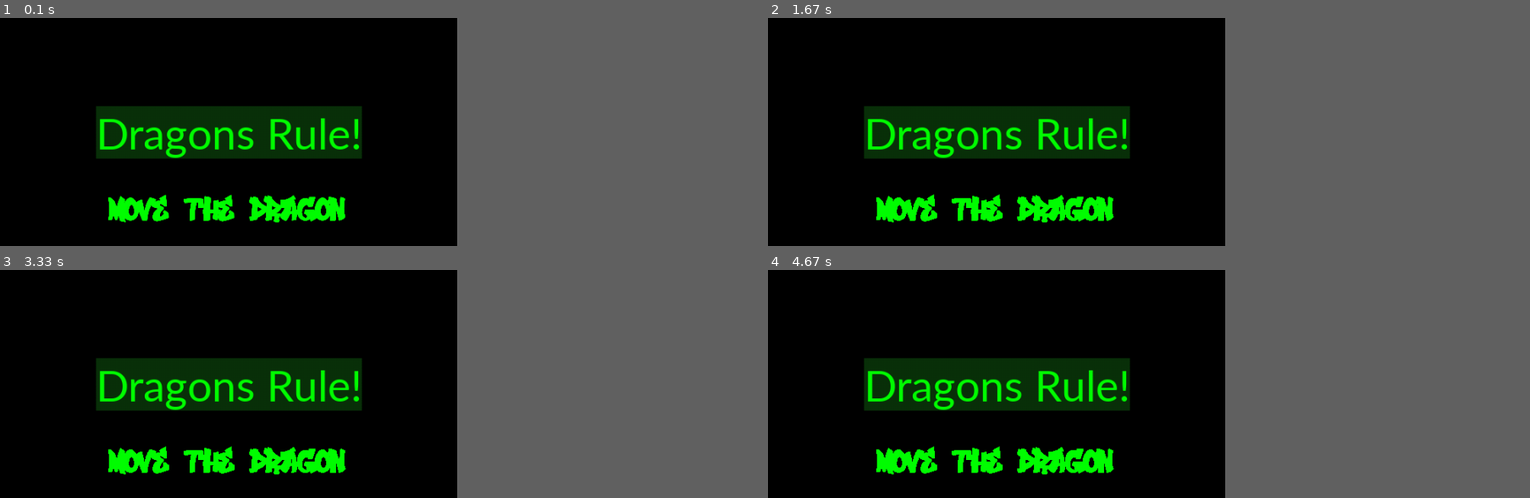
Above: before the commit, frames 1-4 (two rows, left to right).
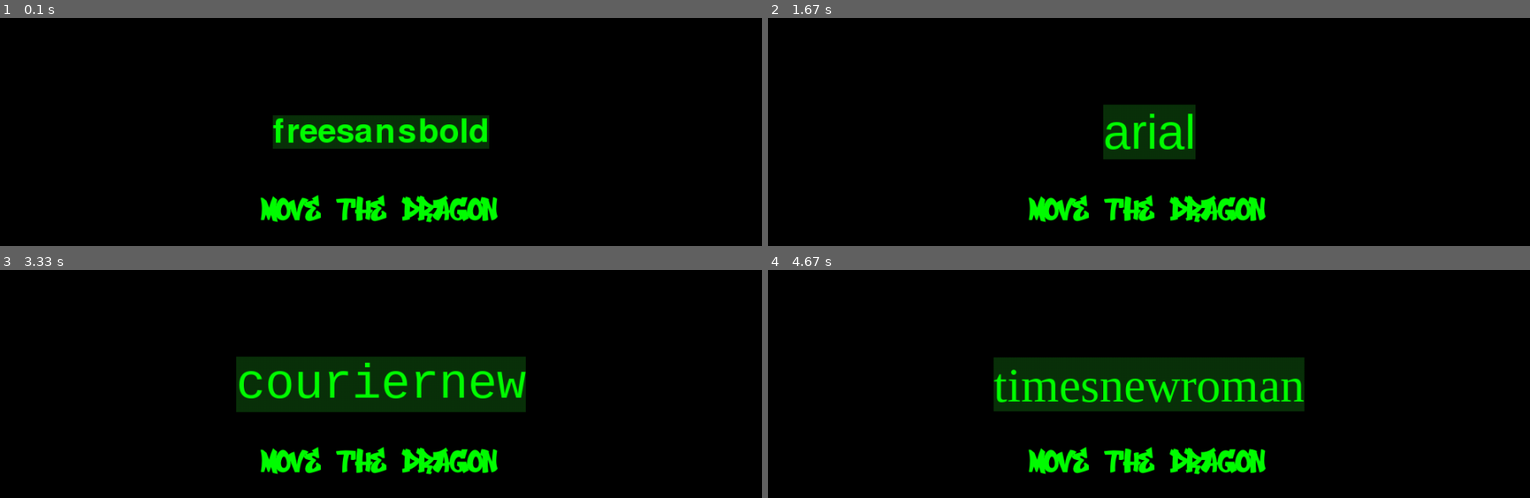
Above: after the commit, the same moments.

Repository: jpickup/PtyhonGameDev
Game: pygame game, started from basic_pygame/4_blitting_text.py
The game is run twice, just before and just after one commit, with the same random seed, the same clock (stepped at 60 frames per second) and the same inputs.
Inputs:
- Up to frame 1 (0.1 s): no input
- Up to frame 2 (1.67 s): no input
- Up to frame 3 (3.33 s): no input
- Up to frame 4 (4.67 s): no input
In our replay, the window is 540x270 before the commit and 900x270 after it. These sizes can differ from the game's own. Grey fills any space a smaller window leaves; there, only what the larger window draws over its background counts as a difference.

The runs differ from the first frame. In frame 1, 13% of the frame differs, in the area x 12-66%, y 38-90%; in frame 2, 13%; in frame 3, 14%, in the area x 12-69%, y 38-90%; in frame 4, 14%.

Commit message:
Sound effects

Diff:
--- a/basic_pygame/4_blitting_text.py
+++ b/basic_pygame/4_blitting_text.py
@@ -2,7 +2,7 @@
 
 pygame.init()
 
-WINDOW_WIDTH = 600
+WINDOW_WIDTH = 1000
 WINDOW_HEIGHT = 300
 
 display_surface = pygame.display.set_mode((WINDOW_WIDTH, WINDOW_HEIGHT))
@@ -12,11 +12,11 @@
 DARK_GREEN = (10,50,10)
 BLACK = (0,0,0)
 
-# fonts = pygame.font.get_fonts()
-# for font in fonts:
-#     print(font)
+fonts = pygame.font.get_fonts()
+for font in fonts:
+    print(font)
 
-system_font = pygame.font.SysFont('calibri', 64)
+system_font = pygame.font.SysFont('damascus', 64)
 custom_font = pygame.font.Font('StreetfunkGraffiti-woBdn.otf', 48)
 
 system_text = system_font.render("Dragons Rule!", True, GREEN, DARK_GREEN)
@@ -27,6 +27,9 @@
 custom_text_rect = custom_text.get_rect()
 custom_text_rect.center = (WINDOW_WIDTH//2, WINDOW_HEIGHT//2 + 100)
 
+font_idx = 0
+FPS=1
+clock= pygame.time.Clock()
 
 running = True
 while running:
@@ -34,7 +37,19 @@
     for event in pygame.event.get():
         if (event.type == pygame.QUIT):
             running = False
+    system_font = pygame.font.SysFont(str(font), 64)
+    system_text = system_font.render(str(font), True, GREEN, DARK_GREEN)
+    system_text_rect = system_text.get_rect()
+    system_text_rect.center = (WINDOW_WIDTH//2, WINDOW_HEIGHT//2)
+    display_surface.fill((0,0,0))
+
     display_surface.blit(system_text, system_text_rect)
     display_surface.blit(custom_text, custom_text_rect)
 
+    font = fonts[font_idx]
+    font_idx += 1
+
+
+    clock.tick(FPS)
+
 pygame.quit()
--- a/feed-the-dragon/feed_the_dragon.py
+++ b/feed-the-dragon/feed_the_dragon.py
@@ -24,15 +24,16 @@
 DARK_GREEN = (10,50,10)
 BLACK = (0,0,0)
 WHITE = (255,255,255)
+RED = (255,0,0)
 
-font = pygame.font.SysFont('calibri', 32)
-large_font = pygame.font.SysFont('calibri', 48)
+font = pygame.font.SysFont('savoyelet', 32)
+large_font = pygame.font.SysFont('savoyelet', 60)
 
 score_text = font.render("Score: " + str(score), True, GREEN, BLACK)
 score_rect = score_text.get_rect()
 score_rect.topleft = (10,10)
 
-title_text = large_font.render("Feed the Dragon", True, GREEN, BLACK)
+title_text = large_font.render("Feed the Dragon", True, RED, BLACK)
 title_rect = title_text.get_rect()
 title_rect.centerx = WINDOW_WIDTH // 2
 title_rect.top = 4
@@ -50,9 +51,11 @@
 continue_rect.center = (WINDOW_WIDTH // 2, WINDOW_HEIGHT // 2 + 48)
 
 coin_sound = pygame.mixer.Sound("coin_sound.wav")
-coin_sound.set_volume(0.1)
+coin_sound.set_volume(0.3)
 miss_sound = pygame.mixer.Sound("miss_sound.wav")
-miss_sound.set_volume(0.1)
+miss_sound.set_volume(1)
+roar_sound = pygame.mixer.Sound("roar.wav")
+roar_sound.set_volume(1)
 
 player_image_left = pygame.image.load("Dragon_Left_64.png")
 player_image_right = pygame.image.load("Dragon_Right_64.png")
@@ -80,8 +83,8 @@
 fire_index = 0
 fire_rect = fire_blank.get_rect()
 
-pygame.mixer.music.load("encounter.wav")
-pygame.mixer.music.set_volume(0.05)
+pygame.mixer.music.load("BossBattle.mp3")
+pygame.mixer.music.set_volume(0.3)
 pygame.mixer.music.play(-1,0)
 
 def reset_coin():
@@ -101,8 +104,9 @@
             running = False
         if (event.type == pygame.KEYDOWN):
             if player_lives == 0:
-                pygame.mixer.music.rewind()
-                pygame.mixer.music.unpause()
+                pygame.mixer.music.load("BossBattle.mp3")
+                pygame.mixer.music.set_volume(0.3)
+                pygame.mixer.music.play(-1,0)
                 score = 0
                 player_lives = PLAYER_STARTING_LIVES
                 coin_velocity = COIN_STARTING_VELOCITY
@@ -110,6 +114,7 @@
                 reset_coin()
             elif event.key == pygame.K_SPACE:
                 fire_index = 1
+                roar_sound.play()
 
     keys = pygame.key.get_pressed()
     if keys[pygame.K_UP] and player_rect.top > 64:
@@ -124,7 +129,6 @@
         player_image = player_image_right
 
     if player_lives > 0:
-
         if (coin_direction == -1 and coin_rect.x < 0) or (coin_direction == 1 and coin_rect.x > WINDOW_WIDTH):
             player_lives -= 1
             miss_sound.play()
@@ -138,8 +142,6 @@
             coin_velocity += COIN_ACCELERATION
             coin_direction = ((score // 5) % 2) * 2 - 1
             reset_coin()
-    else:
-        pygame.mixer.music.pause()
 
     score_text = font.render("Score: " + str(score), True, GREEN, BLACK)
     lives_text = font.render("Lives: " + str(player_lives), True, GREEN, BLACK)
Not shown, added: BossBattle.mp3
Not shown, added: The_Bards_Tale.mp3
Not shown, added: roar.wav
